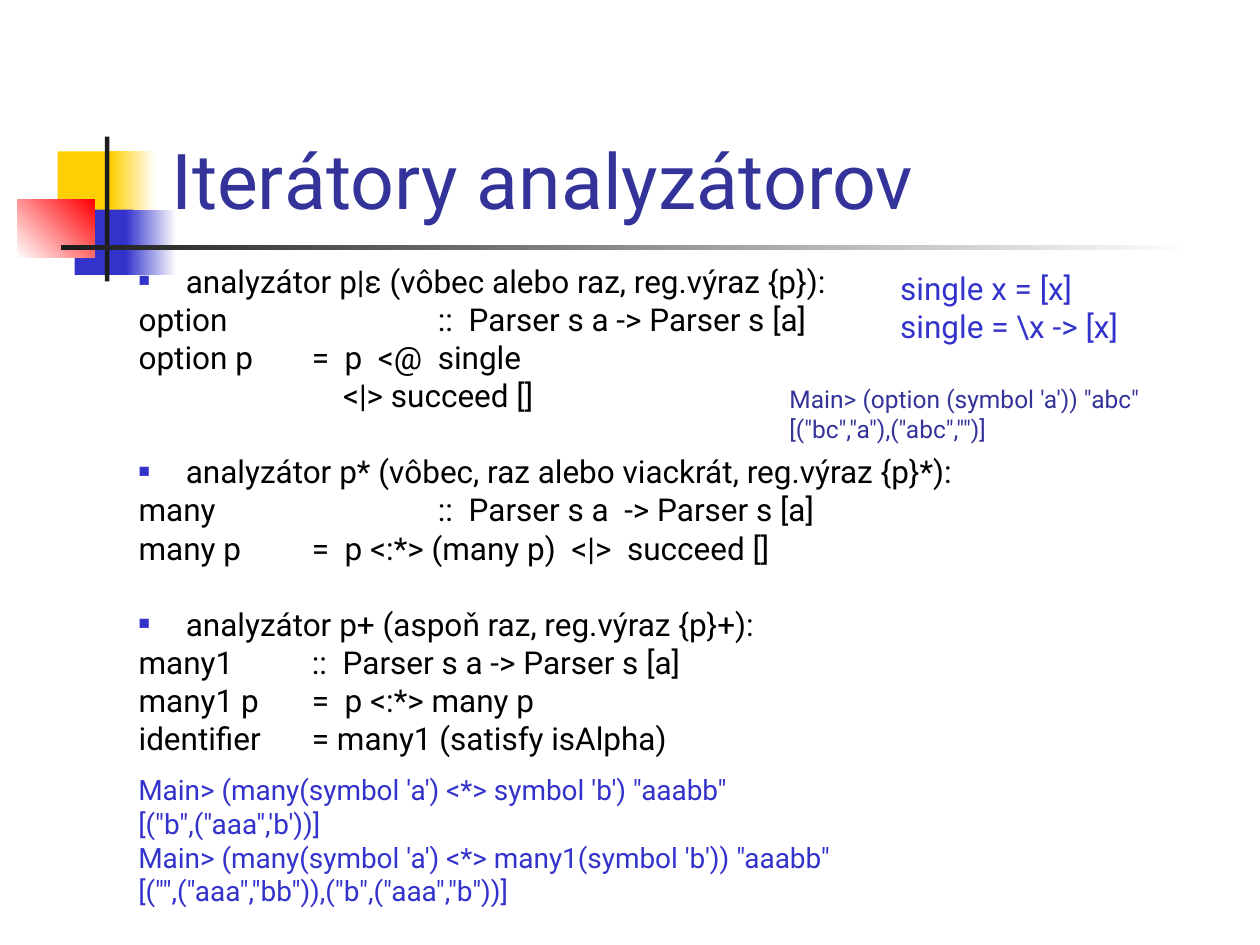
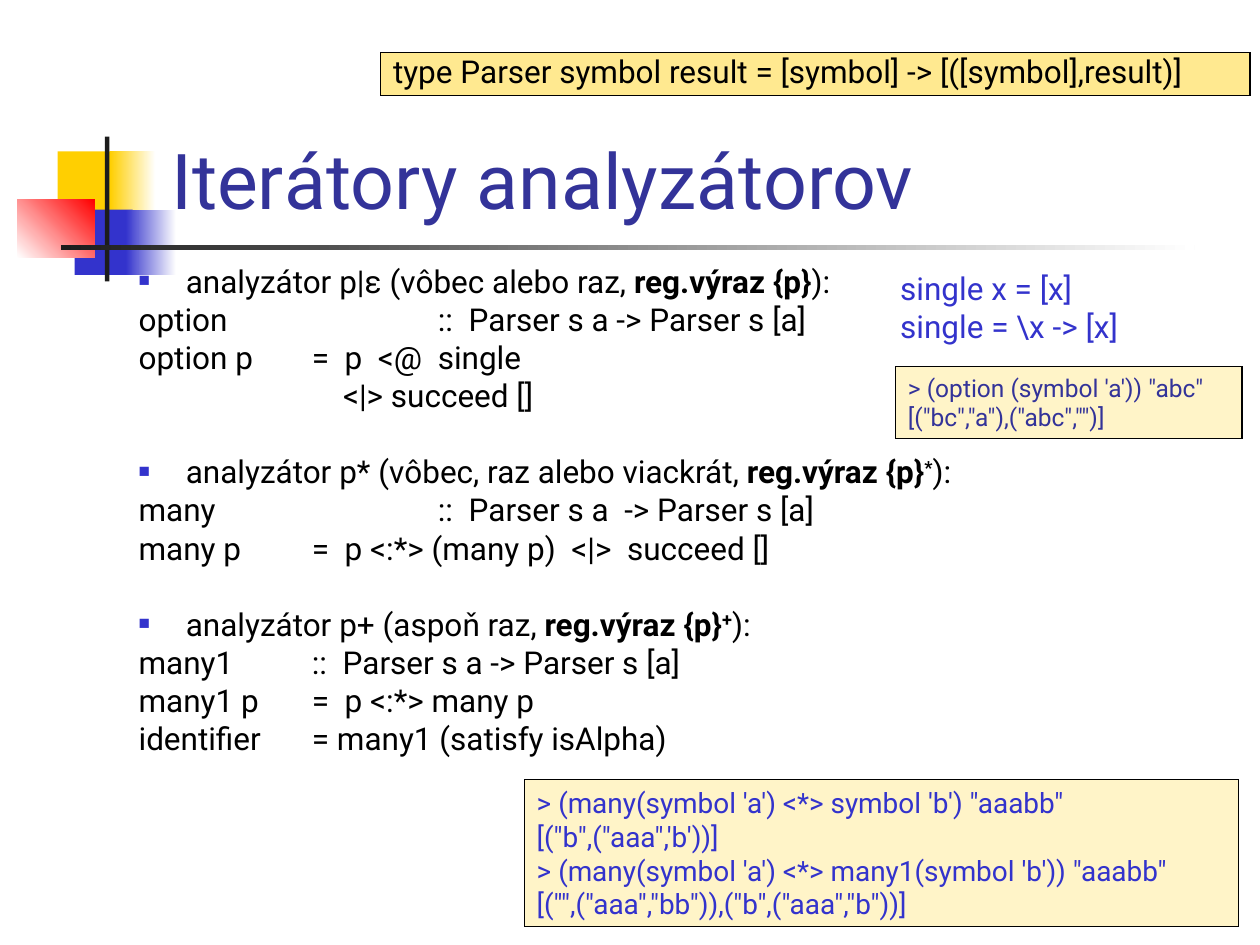
Before and after one commit to Funkcionalne/Prednasky, a slide deck: slide 23 of 09/09_fpro.ppt (slide 17 before the commit). Drawn at 1260x945 pixels with LibreOffice and Linux fonts; fonts in the diff are those of the drawing. Boxes give left, top, right and bottom in pixels: in the first picture for what was removed or moved away, otherwise in the second. Text is boxed around its words. In the diff, an @@ line names an element or a change of style, - is before the commit and + after.

```diff
--- a/09/09_fpro.ppt
+++ b/09/09_fpro.ppt
@@ rectangle added at (381, 53, 1250, 96), fill #FFE990, outline #000000 0.74 pt, 18 pt, text #000000 @@
+type Parser symbol result = [symbol] -> [([symbol],result)]
@@ text at (186, 268, 924, 643): bold on in "reg.výraz {p}):", "reg.výraz {p}*):", "reg.výraz {p}+):"; now superscript in "{p}*):", "{p}+):" @@
@@ rectangle "> (option (symbol 'a')) "abc"": place and size @@
-rectangle "> (option (symbol 'a')) "abc"" at (789, 388, 1139, 444)
+rectangle "> (option (symbol 'a')) "abc"" at (896, 367, 1242, 438)
@@ rectangle "> (option (symbol 'a')) "abc"" at (896, 367, 1242, 438): fill none to #FFF4C8; outline none to #000000 0.74 pt @@
@@ text in rectangle at (927, 377, 1203, 403): text changed @@
-Main> (option (symbol 'a')) "abc"
+> (option (symbol 'a')) "abc"
@@ rectangle "> (many(symbol 'a') <*> symbol ..." at (524, 780, 1239, 927): fill none to #FFF4C8; outline none to #000000 0.74 pt @@
@@ rectangle "> (many(symbol 'a') <*> symbol ...": place and size @@
-rectangle "> (many(symbol 'a') <*> symbol ..." at (138, 778, 830, 907)
+rectangle "> (many(symbol 'a') <*> symbol ..." at (524, 780, 1239, 927)
@@ text in rectangle at (558, 791, 1064, 819): text changed @@
-Main> (many(symbol 'a') <*> symbol 'b') "aaabb"
+> (many(symbol 'a') <*> symbol 'b') "aaabb"
@@ text in rectangle at (558, 859, 1167, 887): text changed @@
-Main> (many(symbol 'a') <*> many1(symbol 'b')) "aaabb"
+> (many(symbol 'a') <*> many1(symbol 'b')) "aaabb"
```
Also in this commit, not shown: 20 other slides changed, 6 slides added, 3 other files.
